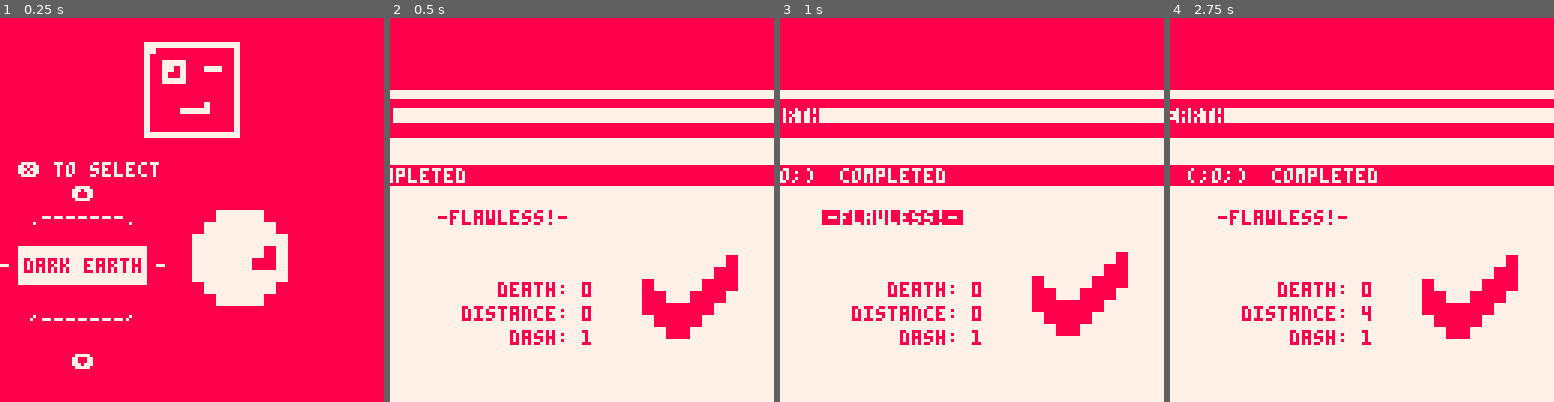
Above: before the commit, frames 1-4 (left to right).
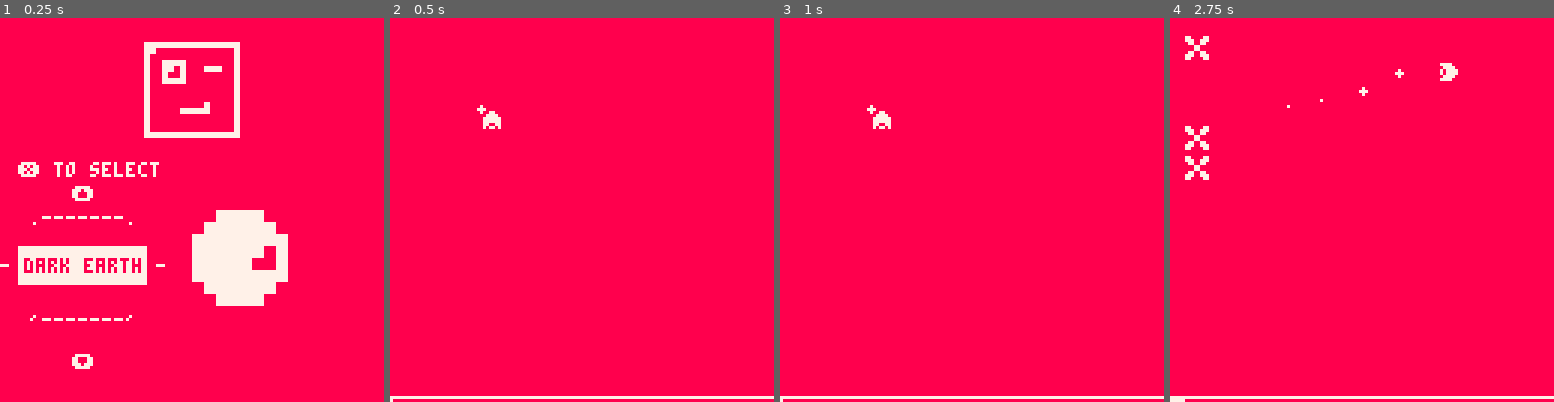
Above: after the commit, the same moments.

Repository: eguneys/pico8-jam
Game: PICO-8 cartridge arythmia.p8
Two runs of this game, one before a commit and one after it. Both use one fixed random seed, a clock stepped at 60 frames per second and the inputs below.
Inputs:
- Up to frame 1 (0.25 s): no input
- Up to frame 2 (0.5 s): tap X (X key) at 0.33 s
- Up to frame 3 (1 s): no input
- Up to frame 4 (2.75 s): tap X (X key) at 1.07, 1.85 s; hold Right 1.6-2.1 s; hold Up 2.15-2.42 s; hold Right from 2.47 s (still down)

Frame 1 is identical in both runs. In frame 2, 65% of the frame differs, in the area x 0-100%, y 18-100%; in frame 3, 65%; in frame 4, 65%, in the area x 0-100%, y 4-100%.

Commit message:
level progress indicator

Diff:
--- a/arythmia.p8
+++ b/arythmia.p8
@@ -7,7 +7,7 @@
 daccel=0.5
 pdeccel=1
 
-function init_play(scene)
+function init_play(play)
    sfx_delay = 0
    init_delay = 0
    end_delay = 0
@@ -24,6 +24,8 @@
 
    init_level(stats.current)
    init_player()
+
+   nbobjects = #fsobjects
 
    init_edge(1,0)
    init_edge(-1,0)
@@ -63,8 +65,6 @@
 function draw_helper(hel)
    local sx = (hel.si % 16) * 8
    local sy = flr((hel.si + 64) / 16) * 8
-
-   dbg = rnd()
 
    if hel.t % 12 < 4 then
 
@@ -853,8 +853,6 @@
       end
    end
 
-   transition(end_scene, stats)
-
    if end_delay > 0 then
       end_delay -= 1
       if end_delay == 0 then
@@ -910,6 +908,10 @@
          rectfill(0,0,128,(1.0 - init_delay/5)*128,8)
       end
    end
+
+   local pt = 1.0-#fsobjects/nbobjects
+   rectfill(0,126,128,126,7)
+   rectfill(0,127,pt*128,127,7)
 
    pal()
    camera()
@@ -1248,7 +1250,7 @@
    print(scene.stats.death, 64, 72 + 16, 8)
 
    print("distance:", 24, 80 + 16)
-   print(scene.stats.distance, 64, 80 + 16, 8)
+   print(flr(scene.stats.distance), 64, 80 + 16, 8)
 
    print("dash:", 40, 88 + 16)
    print(scene.stats.dash, 64, 88 + 16, 8)
Not shown, changed: Arythmia.md
